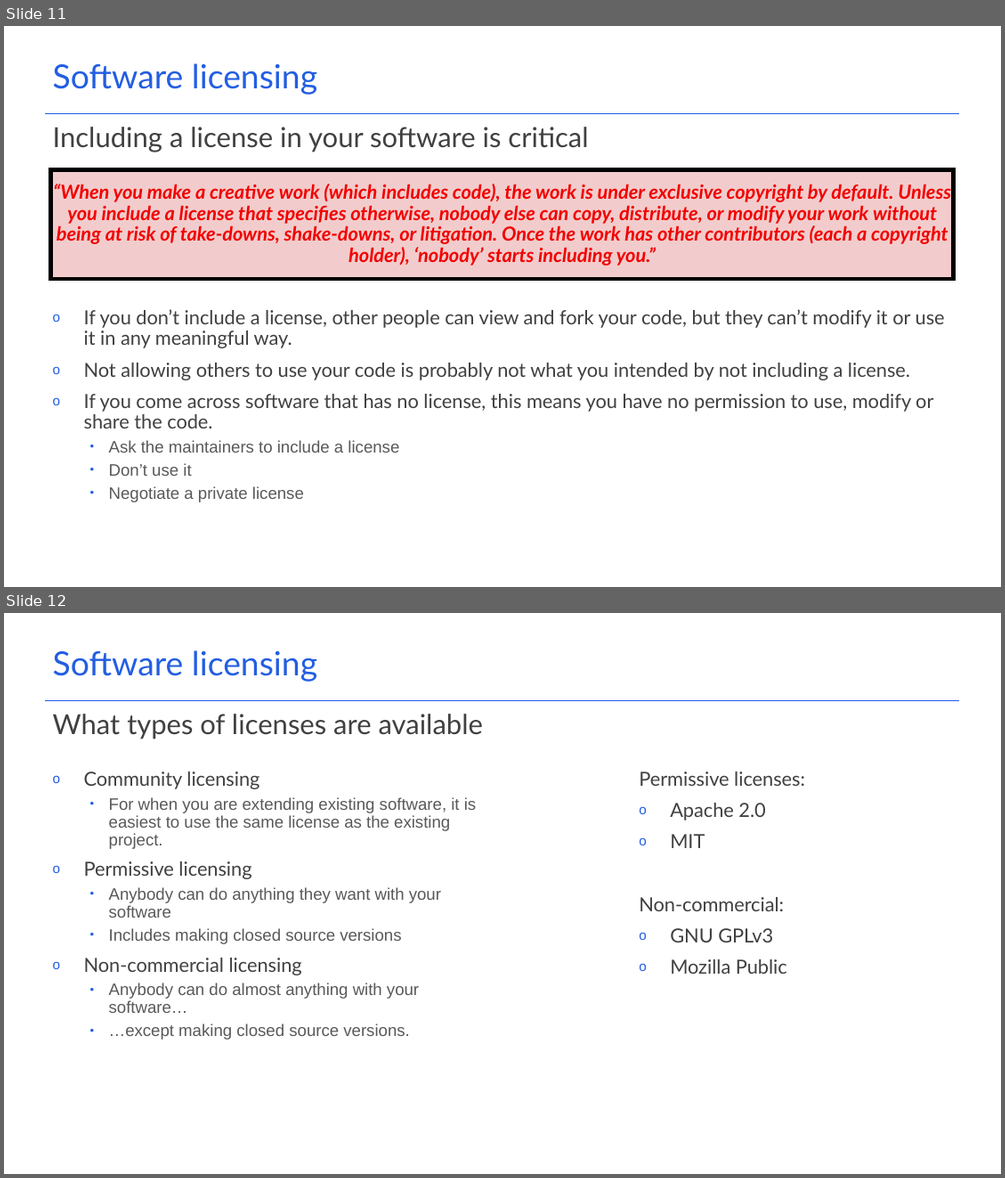
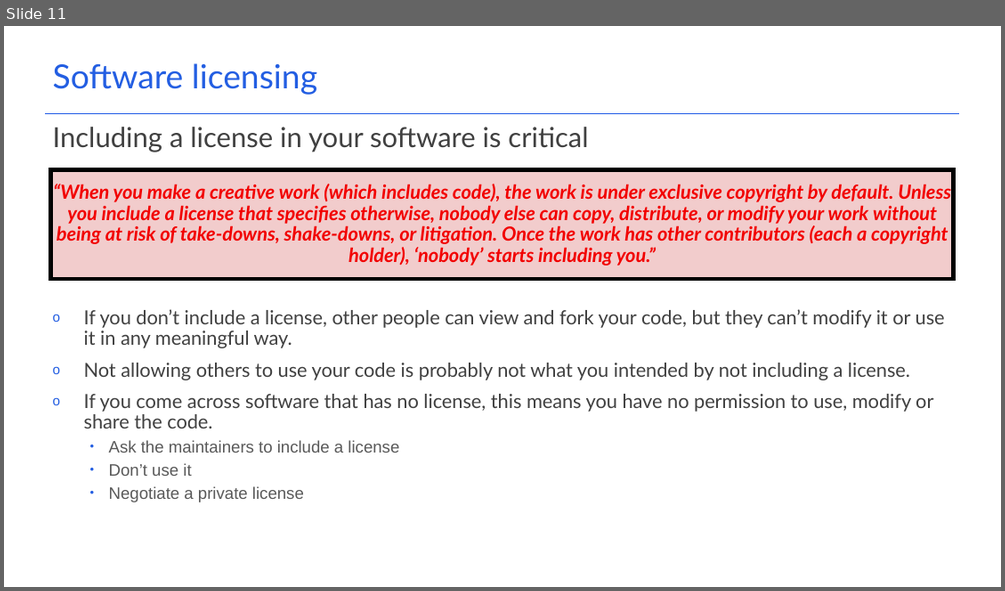
Before and after one commit to acceleratescience/resource-hub, a slide deck: packaging-publishing/Slides/2_versioncontrol.pptx. Shown one above the other, each under a label of ours: slides 11 and 12 before the commit, slide 11 after it. The pictures are 1005x1178 and 1005x591 pixels, drawn with LibreOffice and Linux fonts; fonts in the diff are those of the drawing; background and template pictures are left out. Boxes give left, top, right and bottom in pixels: in the first picture for what was removed or moved away, otherwise in the second. Text is boxed around its words. In the diff, an @@ line names an element or a change of style, - is before the commit and + after.

```diff
--- a/packaging-publishing/Slides/2_versioncontrol.pptx
+++ b/packaging-publishing/Slides/2_versioncontrol.pptx
@@ slide 12 removed at <box>4,613,1001,1174</box>, background #FFFFFF; not listed: 1 template element that a slide beside it also shows @@
@@ text removed at <box>53,650,317,682</box> @@
-Software licensing
@@ text removed at <box>53,714,483,739</box> @@
-What types of licenses are available
@@ text removed at <box>84,771,476,1039</box> @@
-o Community licensing
-  • For when you are extending existing software, it is easiest to use the same license as the existing project.
-o Permissive licensing
-  • Anybody can do anything they want with your software
-  • Includes making closed source versions
-o Non-commercial licensing
-  • Anybody can do almost anything with your software…
-  • …except making closed source versions.
@@ text removed at <box>639,803,787,973</box> @@
-Permissive licenses:
-o Apache 2.0
-o MIT
-Non-commercial:
-o GNU GPLv3
-o Mozilla Public
```
Also in this commit, not shown: 2 slides added, 8 other files.
